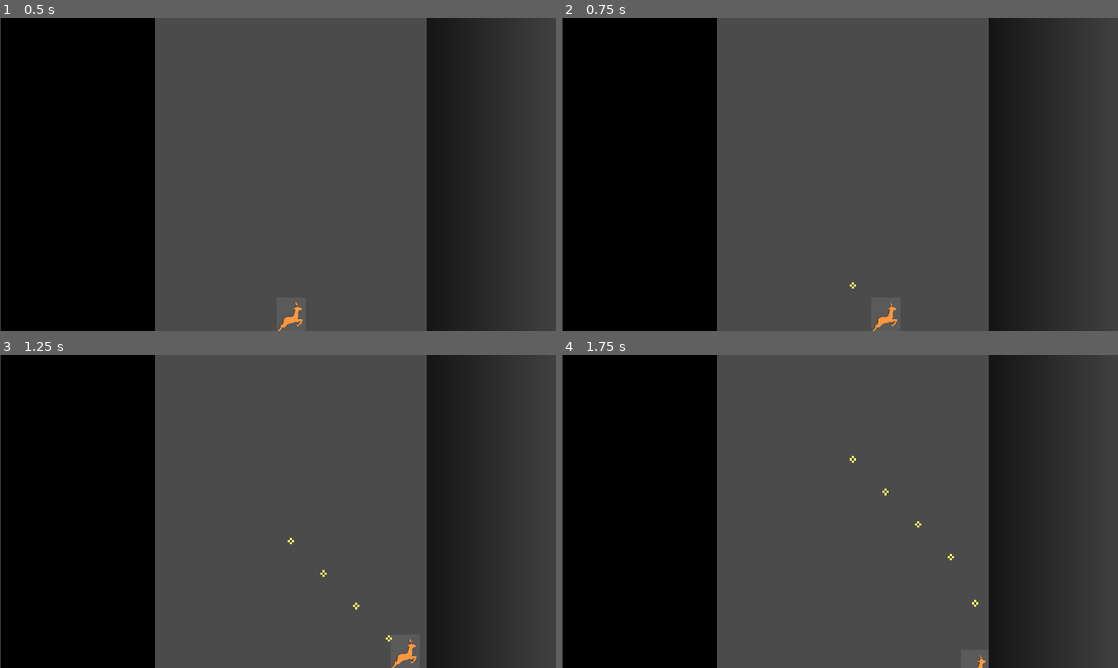
Above: before the commit, frames 1-4 (two rows, left to right).
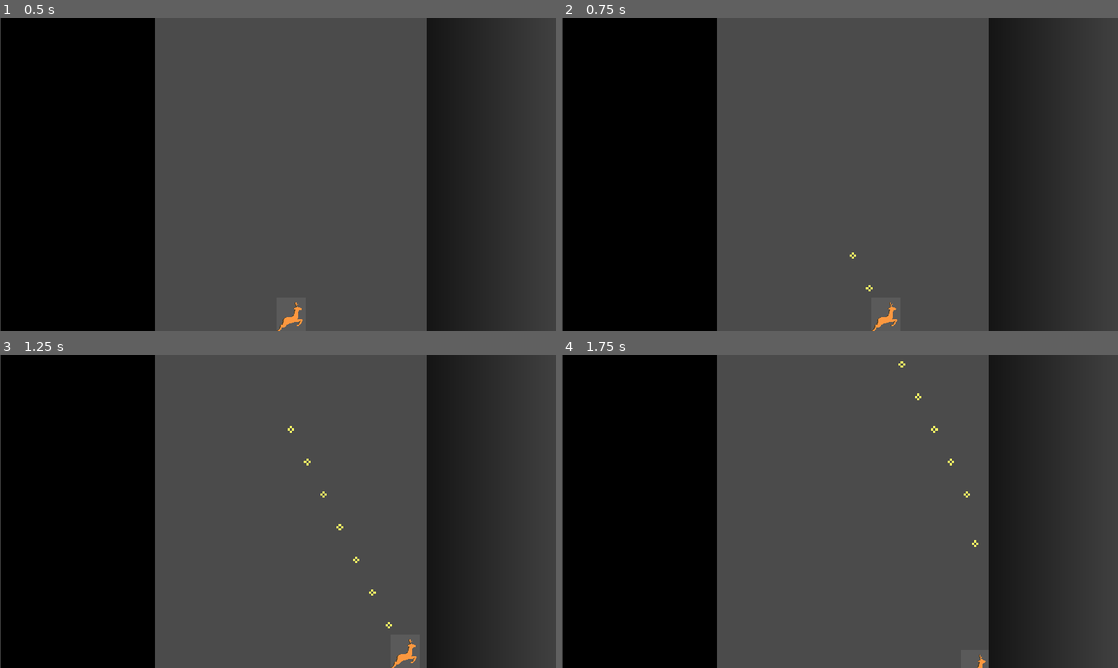
Above: after the commit, the same moments.

Repository: kyperbelt/MetalBurstPGJ
Game: Godot game, scene res://Stages/TestStage.tscn
The game is run twice, just before and just after one commit, with the same random seed, the same clock (stepped at 60 frames per second) and the same inputs. The engine's default icon, where the game draws it, is replaced by a stand-in: a white triangle on a blue panel in a dark square.
Inputs:
- Up to frame 1 (0.5 s): no input
- Up to frame 2 (0.75 s): tap Enter at 0.5 s; hold D (move_right) from 0.53 s (still down); hold Space (fire) from 0.53 s (still down)
- Up to frame 3 (1.25 s): keep holding D (move_right); keep holding Space (fire)
- Up to frame 4 (1.75 s): release D (move_right) at 1.28 s; release Space (fire) at 1.28 s; hold S (move_down) from 1.28 s (still down); tap Space (fire) at 1.35 s

Frame 1 is identical in both runs. In frame 2, less than 0.1% of the frame differs, in the area x 51-56%, y 74-88%; in frame 3, 0.1%; in frame 4, 0.1%, in the area x 51-75%, y 2-81%.

Commit message:
Change player bullet speed and fire button
Increased the speed of player bullet and added key 'z' for the fire button.  Removed projectile debug messages.

Diff:
--- a/MetalBurstGame/Objects/Player.gd
+++ b/MetalBurstGame/Objects/Player.gd
@@ -16,13 +16,13 @@
 var firing = false
 
 class PlayerBullet extends "Projectile.gd".Projectile:
-	func _init(pos, speed, direction).(position, speed, direction):
+	func _init(_pos, _speed, _direction).(position, speed, direction):
 		pass
 
 	func _ready():
 		set_texture(Globals.player_bullet_image)
 
-	func _process(delta):
+	func _process(_delta):
 		pass
 
 
@@ -36,8 +36,8 @@
 
 	var move : Vector2 = Vector2(0,0);
 
-	shot_timer -= delta
-
+	# shot_timer -= delta
+	shot_timer = -1
 	if Input.is_action_pressed("fire"):
 		print("firing")
 		if shot_timer <= 0:
@@ -80,6 +80,7 @@
 		#parent.get_node("sfx_player").play("shoot")
 		var bullet = PlayerBullet.new(position + Vector2(0, -41), 1000, Vector2(0, -1))
 		bullet.global_position = global_position
+		bullet.change_speed(speed)
 		parent.add_child(bullet)
 		shot_timer = cooldown
 		reloading = RELOAD_TIME
--- a/MetalBurstGame/Objects/Projectile.gd
+++ b/MetalBurstGame/Objects/Projectile.gd
@@ -15,20 +15,24 @@
 		self.direction = direction
 
 	func _ready():
-		parent = get_parent()
-		set_process(true)
+		self.parent = get_parent()
+		self.set_process(true)
 
 	func _process(delta):
-		#pos = get_position()
-		print("Projectile func")
-		move(delta)
-
-		removeWenOffScreen()
-		print(global_position)
+		#print("Projectile func")
+		self.move(delta)
+		self.removeWenOffScreen()
+		#print(global_position)
 
 	func move(delta):
-		global_position += (Vector2(0, -300) * delta)
+		self.global_position += (Vector2(0, -300) * (2 * delta))
+		#self.pos += (Vector2(0, -300) * (2 * delta))
+		#self.set_position(self.pos)
+
+	func change_speed(new_speed):
+		self.speed = new_speed
 
 	func removeWenOffScreen():
-		if global_position.y < 0:
+		if self.global_position.y < 0:
+		# if self.pos.y < 0:
 			queue_free()
--- a/MetalBurstGame/project.godot
+++ b/MetalBurstGame/project.godot
@@ -59,6 +59,7 @@
 fire={
 "deadzone": 0.5,
 "events": [ Object(InputEventKey,"resource_local_to_scene":false,"resource_name":"","device":0,"alt":false,"shift":false,"control":false,"meta":false,"command":false,"pressed":false,"scancode":32,"unicode":0,"echo":false,"script":null)
+, Object(InputEventKey,"resource_local_to_scene":false,"resource_name":"","device":0,"alt":false,"shift":false,"control":false,"meta":false,"command":false,"pressed":false,"scancode":90,"unicode":0,"echo":false,"script":null)
  ]
 }
 move_slower={
